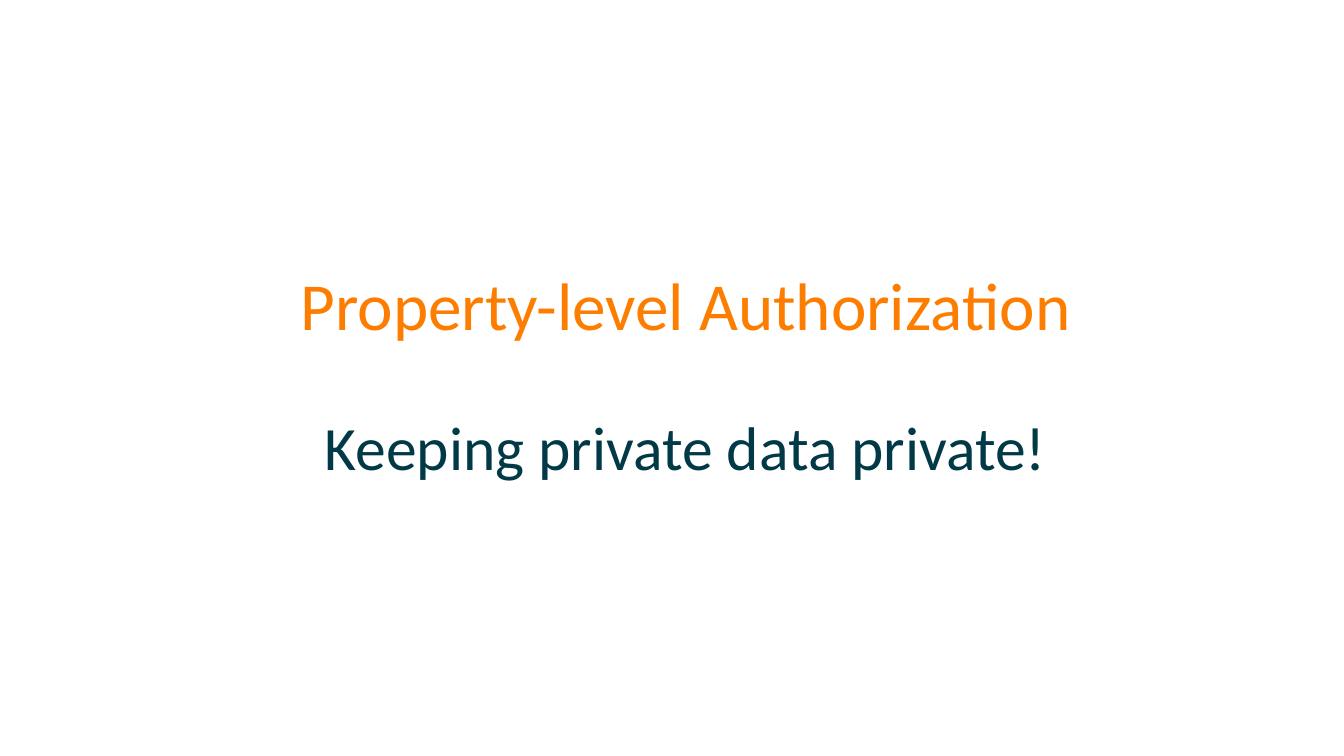
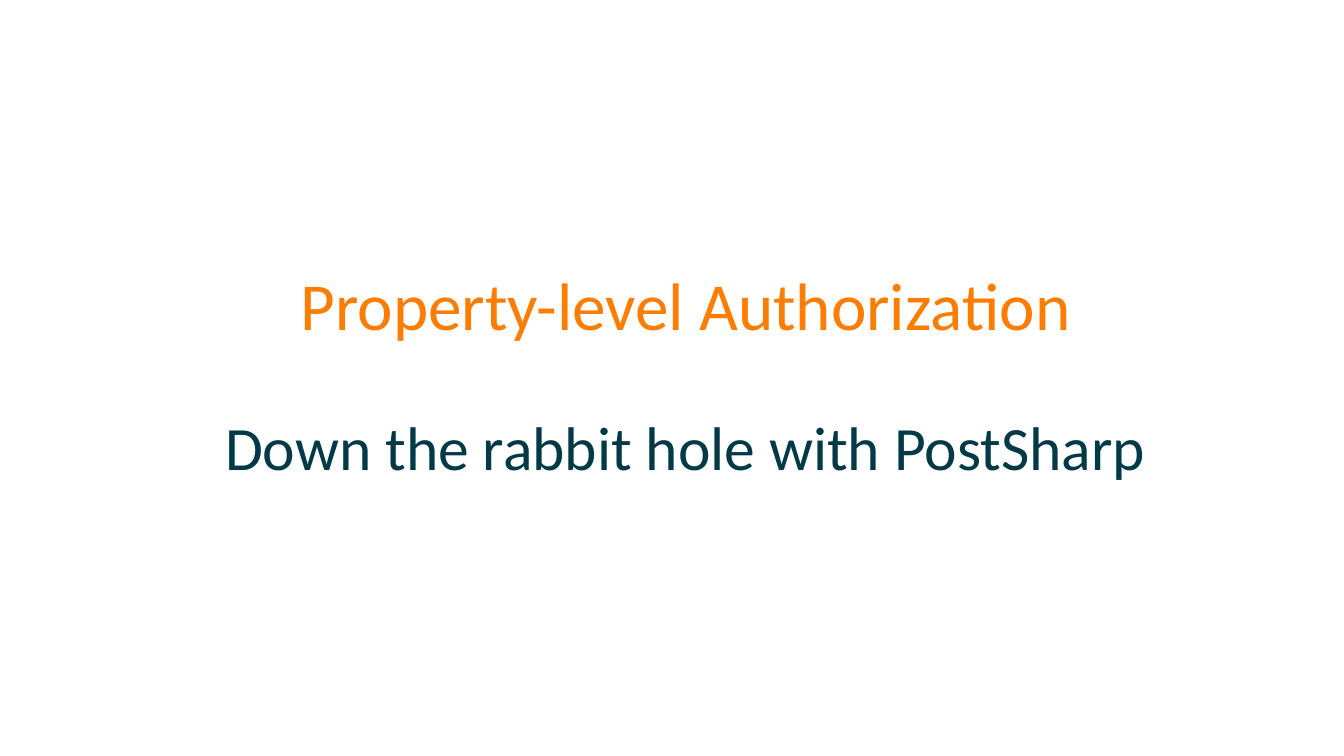
Before and after one commit to spetryjohnson/Talk---Dont-Write-Secure-Code-Design-Secure-Systems, a slide deck: slide 58 of Secure Systems - CodeMash 2017.pptx. Drawn at 1344x756 pixels with LibreOffice and Linux fonts; fonts in the diff are those of the drawing. Boxes give left, top, right and bottom in pixels: in the first picture for what was removed or moved away, otherwise in the second. Text is boxed around its words. In the diff, an @@ line names an element or a change of style, - is before the commit and + after.

```diff
--- a/Secure Systems - CodeMash 2017.pptx
+++ b/Secure Systems - CodeMash 2017.pptx
@@ title at <box>225,283,1145,480</box>: text changed; size 48 to 44 pt; text colour #FD7D00 to #013947 @@
-Property-level Authorization
-Keeping private data private!
+Property-level Authorization
+Down the rabbit hole with PostSharp
```
